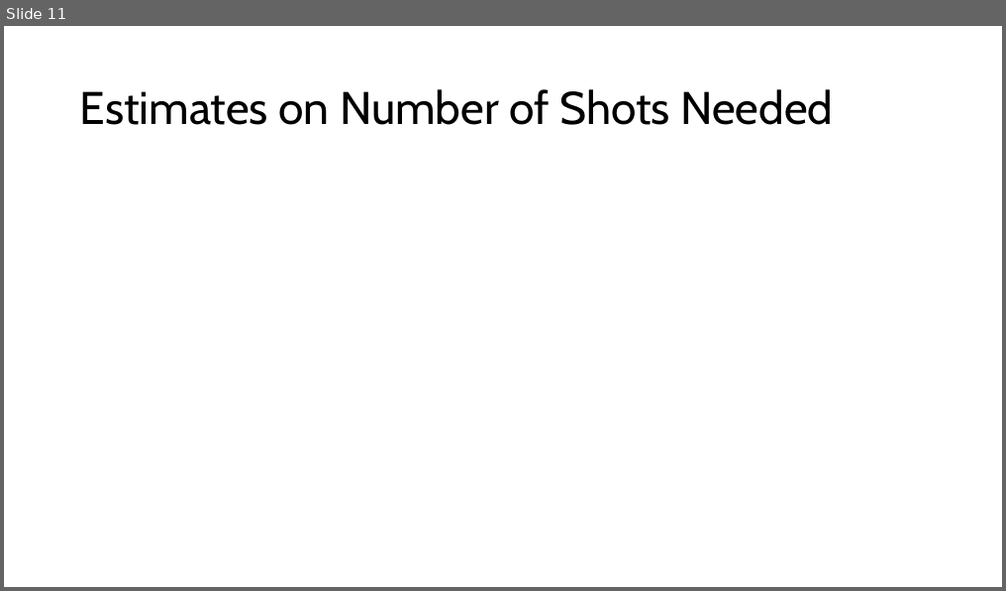
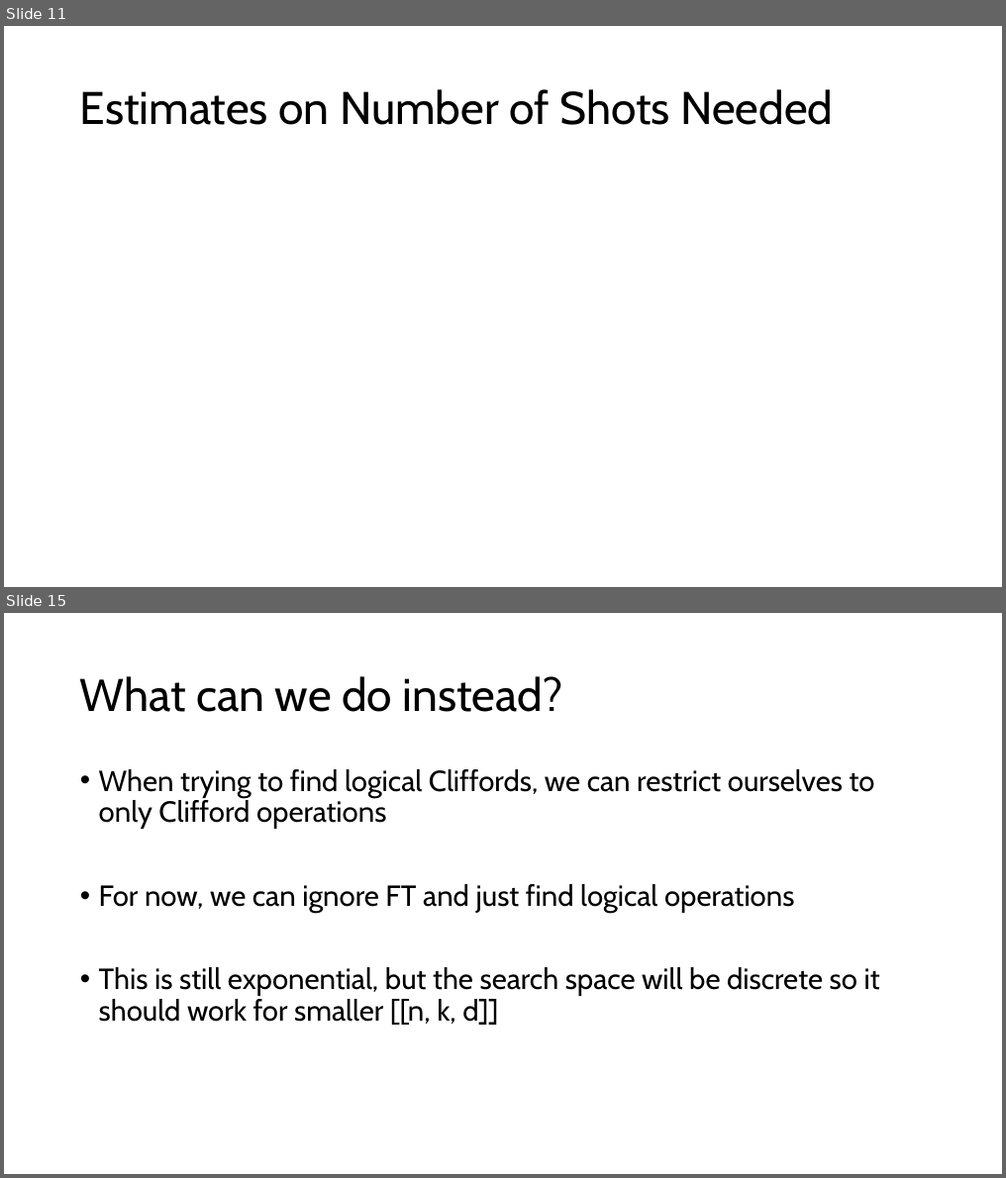
Before and after one commit to Baker-Group-UT/iceberg-compiler, a slide deck: direction.pptx. Shown one above the other, each under a label of ours: slide 11 before the commit, slides 11 and 15 after it; the slides between them are not shown. The pictures are 1006x591 and 1006x1178 pixels, drawn with LibreOffice and Linux fonts; fonts in the diff are those of the drawing; grey boxes stand for pictures. Boxes give left, top, right and bottom in pixels: in the first picture for what was removed or moved away, otherwise in the second. Text is boxed around its words. In the diff, an @@ line names an element or a change of style, - is before the commit and + after.

```diff
--- a/direction.pptx
+++ b/direction.pptx
@@ slide 15 added at (4, 613, 1002, 1174), background #FFFFFF @@
@@ title added at (80, 676, 563, 712), 44 pt, text #000000 @@
+What can we do instead?
@@ text added at (99, 769, 880, 1025), 28 pt, text #000000 @@
+• When trying to find logical Cliffords, we can restrict ourselves to only Clifford operations
+• For now, we can ignore FT and just find logical operations
+• This is still exponential, but the search space will be discrete so it should work for smaller [[n, k, d]]
```
Also in this commit, not shown: 10 other slides added, 3 other files.
